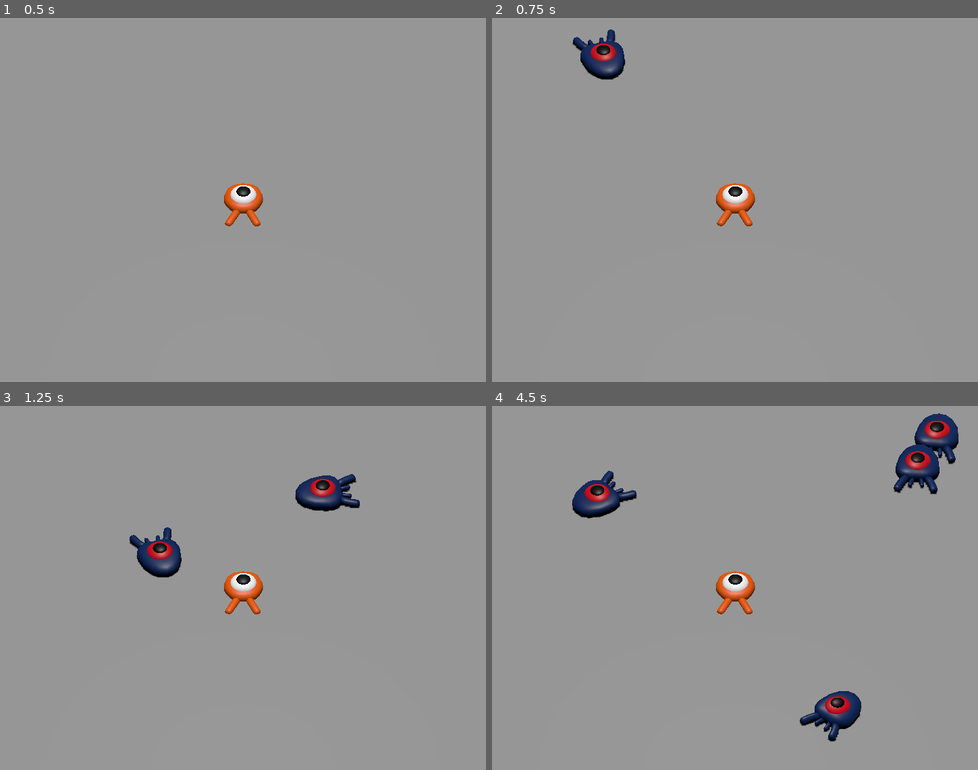
Above: before the commit, frames 1-4 (two rows, left to right).
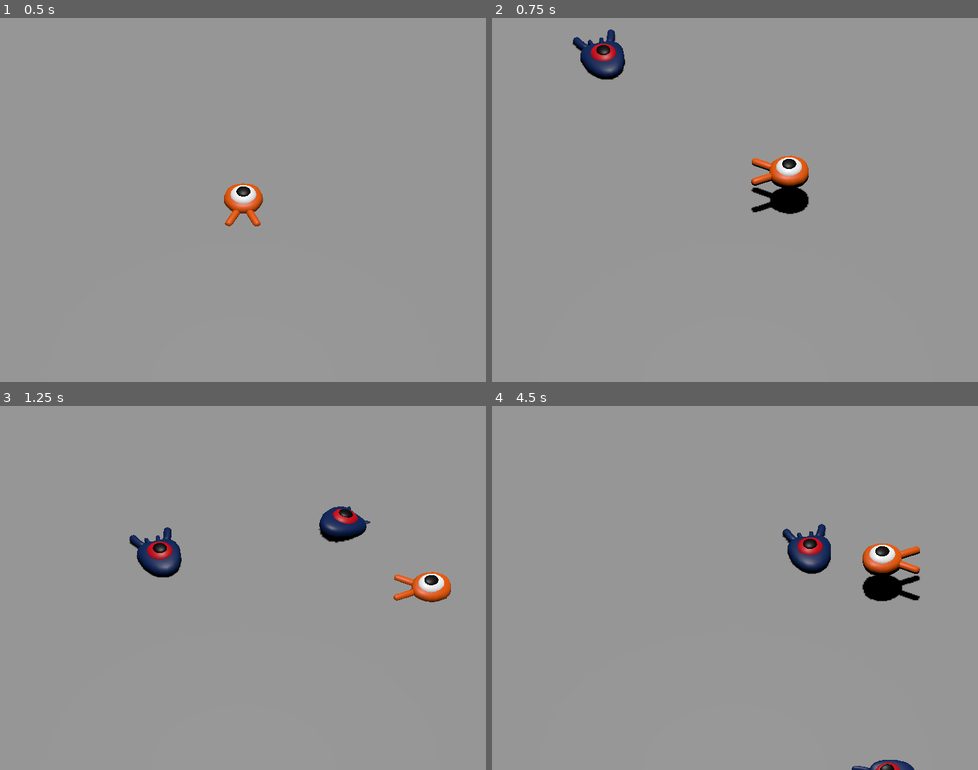
Above: after the commit, the same moments.

Repository: Vorgenstad/first-3d-game
Game: Godot game, scene res://scenes/main.tscn
Two runs of this game, one before a commit and one after it. Both use one fixed random seed, a clock stepped at 60 frames per second and the inputs below. The project has no main scene, so this scene is started directly.
Inputs:
- Up to frame 1 (0.5 s): no input
- Up to frame 2 (0.75 s): tap Enter at 0.5 s; hold D (move_right) from 0.53 s (still down); tap Space (jump) at 0.6 s
- Up to frame 3 (1.25 s): keep holding D (move_right); tap Space (jump) at 0.77, 1.07 s
- Up to frame 4 (4.5 s): release D (move_right) at 1.28 s; hold S (move_back) 1.28-2.03 s; tap Space (jump) at 1.35, 1.52, 1.82, 2.1, 2.85, 3.02, 3.32, 3.6, 3.77, 4.07, 4.35 s; hold D (move_right) 2.03-2.78 s; hold W (move_forward) 2.78-3.53 s; hold A (move_left) from 3.53 s (still down)

Frame 1 is identical in both runs. In frame 2, 2.0% of the frame differs, in the area x 46-66%, y 37-58%; in frame 3, 3.1%; in frame 4, 6.9%, in the area x 16-96%, y 2-100%.
Error before the commit: Parse Error: Expected indented block after "elif" block. (res://scenes/player.gd:40)

Commit message:
Add squashing

Diff:
--- a/scenes/mob.gd
+++ b/scenes/mob.gd
@@ -1,4 +1,6 @@
 extends CharacterBody3D
+
+signal squashed
 
 @export var min_speed = 10
 @export var max_speed = 18
@@ -20,3 +22,7 @@
 
 func _on_visible_on_screen_notifier_3d_screen_exited():
 	queue_free()
+
+func squash():
+	squashed.emit()
+	queue_free()
--- a/scenes/mob.tscn
+++ b/scenes/mob.tscn
@@ -6,7 +6,7 @@
 [sub_resource type="BoxShape3D" id="BoxShape3D_2ehw2"]
 size = Vector3(1.59016, 1.16463, 1.94396)
 
-[node name="Mob" type="CharacterBody3D"]
+[node name="Mob" type="CharacterBody3D" groups=["Mob"]]
 collision_layer = 2
 collision_mask = 0
 script = ExtResource("1_hej1t")
--- a/scenes/player.gd
+++ b/scenes/player.gd
@@ -3,15 +3,29 @@
 @export var speed = 14
 @export var fall_acceleration = 75
 @export var jump_impulse = 20
+@export var bounce_impulse = 16
 
 var target_velocity = Vector3.ZERO
 
 func _physics_process(delta):
+	calculate_input_velocity(delta)
+
+	calculate_collisions()
+
+	velocity = target_velocity
+
+	move_and_slide()
+
+func calculate_input_velocity(delta):
+	calculate_horizontal_velocity()
+
+	calculate_vertical_velocity(delta)
+
+func calculate_horizontal_velocity():
 	var direction = calculate_direction()
 
-	velocity = calculate_velocity(direction, delta)
-
-	move_and_slide()
+	target_velocity.x = direction.x * speed
+	target_velocity.z = direction.z * speed
 
 func calculate_direction():
 	var direction = Vector3.ZERO
@@ -31,12 +45,21 @@
 
 	return direction
 
-func calculate_velocity(direction, delta):
-	var target_velocity = Vector3(direction.x * speed, 0, direction.z * speed)
-	target_velocity.z = direction.z * speed
-
+func calculate_vertical_velocity(delta):
 	if not is_on_floor():
 		target_velocity.y = target_velocity.y - (fall_acceleration * delta)
 	elif Input.is_action_just_pressed("jump"):
+		target_velocity.y = jump_impulse
 
-	return target_velocity
+func calculate_collisions():
+	for index in range(get_slide_collision_count()):
+		var collision = get_slide_collision(index)
+
+		if collision.get_collider() == null:
+			continue
+
+		if collision.get_collider().is_in_group("Mob"):
+			var mob = collision.get_collider()
+			if Vector3.UP.dot(collision.get_normal()) > 0.1:
+				mob.squash()
+				target_velocity.y = bounce_impulse
